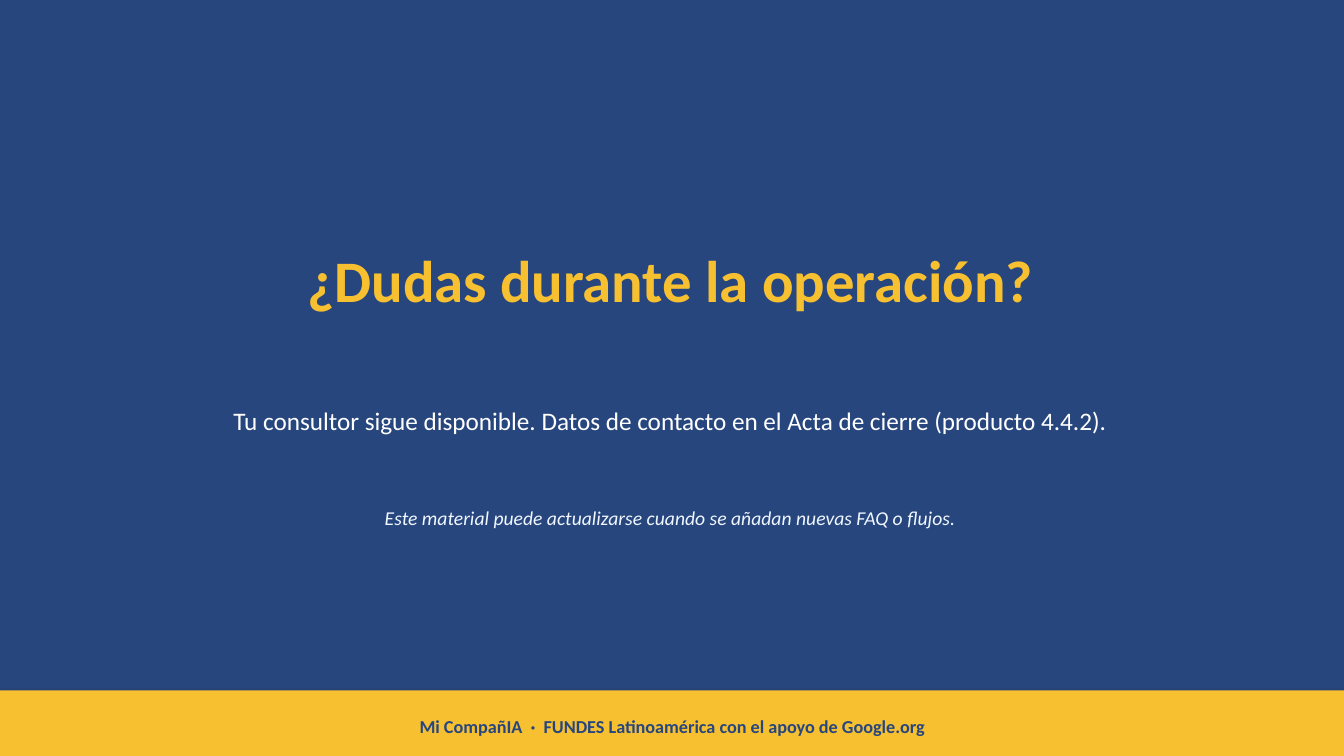
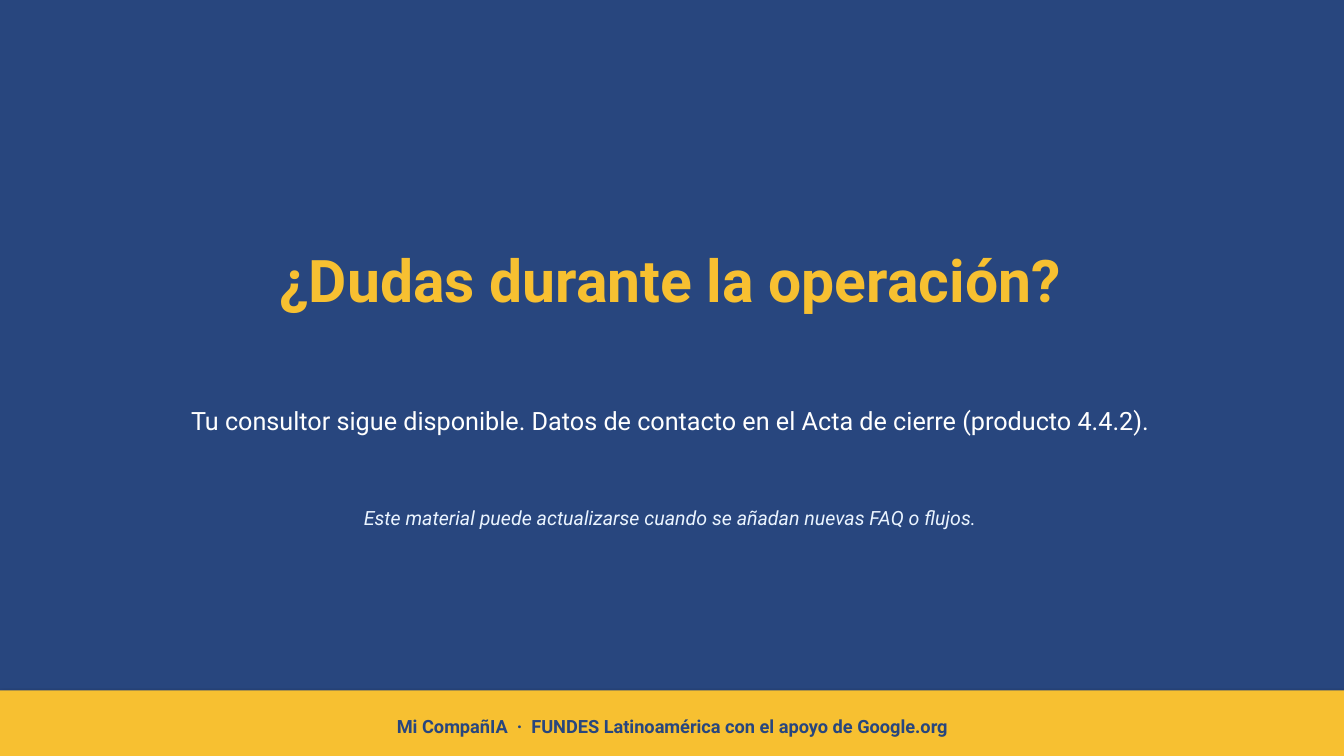
Before and after one commit to oymguerrero/manuales-ec-fundes, a slide deck: slide 12 of estandar-a/templates/3-4-3-material-capacitacion.pptx. Drawn at 1344x756 pixels with LibreOffice and Linux fonts; fonts in the diff are those of the drawing. Boxes give left, top, right and bottom in pixels: in the first picture for what was removed or moved away, otherwise in the second. Text is boxed around its words. In the diff, an @@ line names an element or a change of style, - is before the commit and + after.

```diff
--- a/estandar-a/templates/3-4-3-material-capacitacion.pptx
+++ b/estandar-a/templates/3-4-3-material-capacitacion.pptx
@@ text "Este material puede actualizarse cuando ..." at [364, 510, 976, 529]: font Calibri to Roboto, text colour #F0F7FF to #EAF4FF @@
@@ font Calibri to Roboto in 3 elements at [280, 258, 1061, 314], [191, 410, 1149, 436], [397, 719, 947, 737] @@
```
Also in this commit, not shown: 11 other slides changed, 18 other files.
